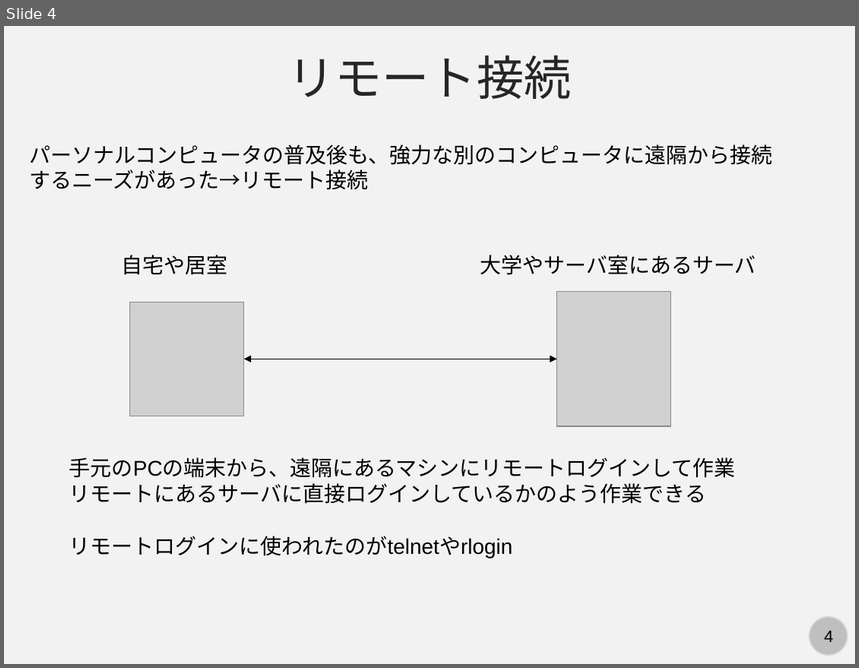
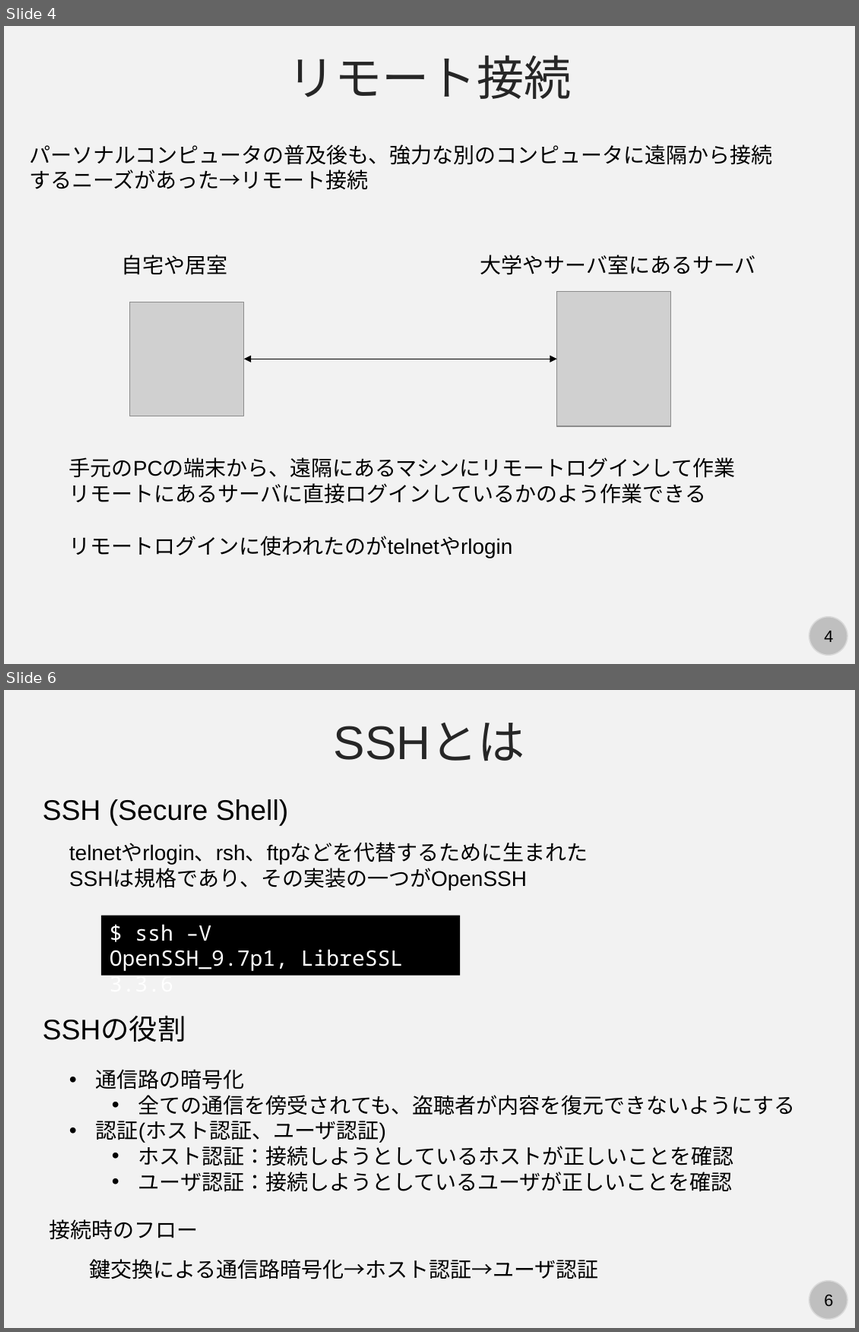
Before and after one commit to kaityo256/lab_startup, a slide deck: ssh/ssh.pptx. Shown one above the other, each under a label of ours: slide 4 before the commit, slides 4 and 6 after it; the slides between them are not shown. The pictures are 859x668 and 859x1332 pixels, drawn with LibreOffice and Linux fonts; fonts in the diff are those of the drawing; grey boxes stand for pictures. Boxes give left, top, right and bottom in pixels: in the first picture for what was removed or moved away, otherwise in the second. Text is boxed around its words. In the diff, an @@ line names an element or a change of style, - is before the commit and + after.

```diff
--- a/ssh/ssh.pptx
+++ b/ssh/ssh.pptx
@@ slide 6 added at bbox=[4, 690, 855, 1328], background #F2F2F2; not listed: 2 template elements that a slide beside it also shows @@
@@ text added at bbox=[334, 723, 525, 761], 40 pt, text #262626 @@
+SSHとは
@@ text added at bbox=[43, 799, 288, 826], 24 pt, text #000000 @@
+SSH (Secure Shell)
@@ text added at bbox=[69, 844, 588, 890], 18 pt, text #000000 @@
+telnetやrlogin、rsh、ftpなどを代替するために生まれた
+SSHは規格であり、その実装の一つがOpenSSH
@@ rectangle added at bbox=[101, 916, 460, 976], fill #000000, 18 pt, text #FFFFFF @@
+$ ssh –V
+OpenSSH_9.7p1, LibreSSL 3.3.6
@@ text added at bbox=[43, 1018, 186, 1042], 24 pt, text #000000 @@
+SSHの役割
@@ text added at bbox=[96, 1069, 796, 1192], 18 pt, text #000000 @@
+• 通信路の暗号化
+  • 全ての通信を傍受されても、盗聴者が内容を復元できないようにする
+• 認証(ホスト認証、ユーザ認証)
+  • ホスト認証：接続しようとしているホストが正しいことを確認
+  • ユーザ認証：接続しようとしているユーザが正しいことを確認
@@ text added at bbox=[49, 1220, 198, 1240], 18 pt, text #000000 @@
+接続時のフロー
@@ text added at bbox=[89, 1259, 599, 1280], 18 pt, text #000000 @@
+鍵交換による通信路暗号化→ホスト認証→ユーザ認証
```
Also in this commit, not shown: 1 slide changed, 1 other slide added, 7 slides removed.
